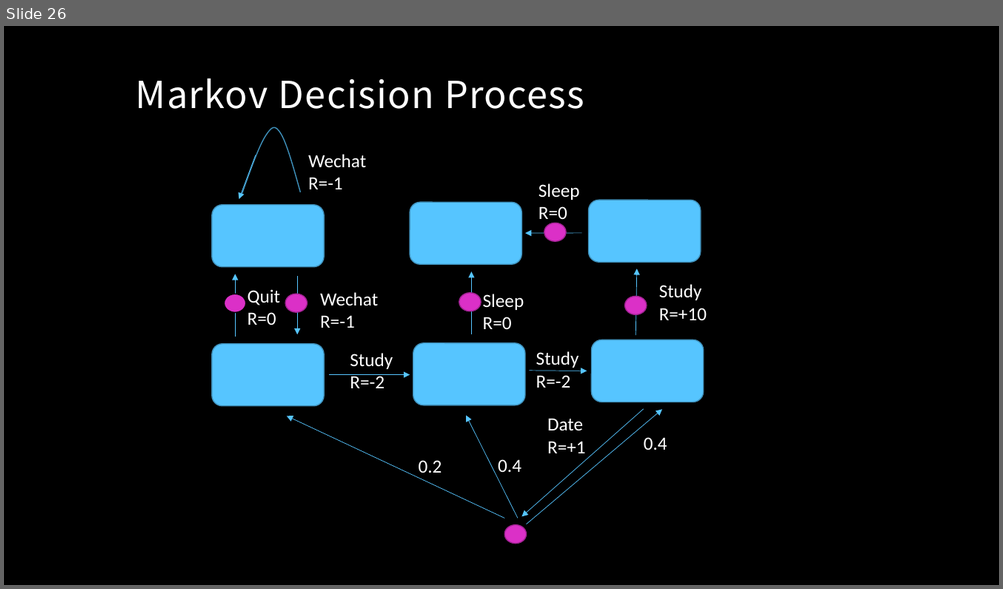
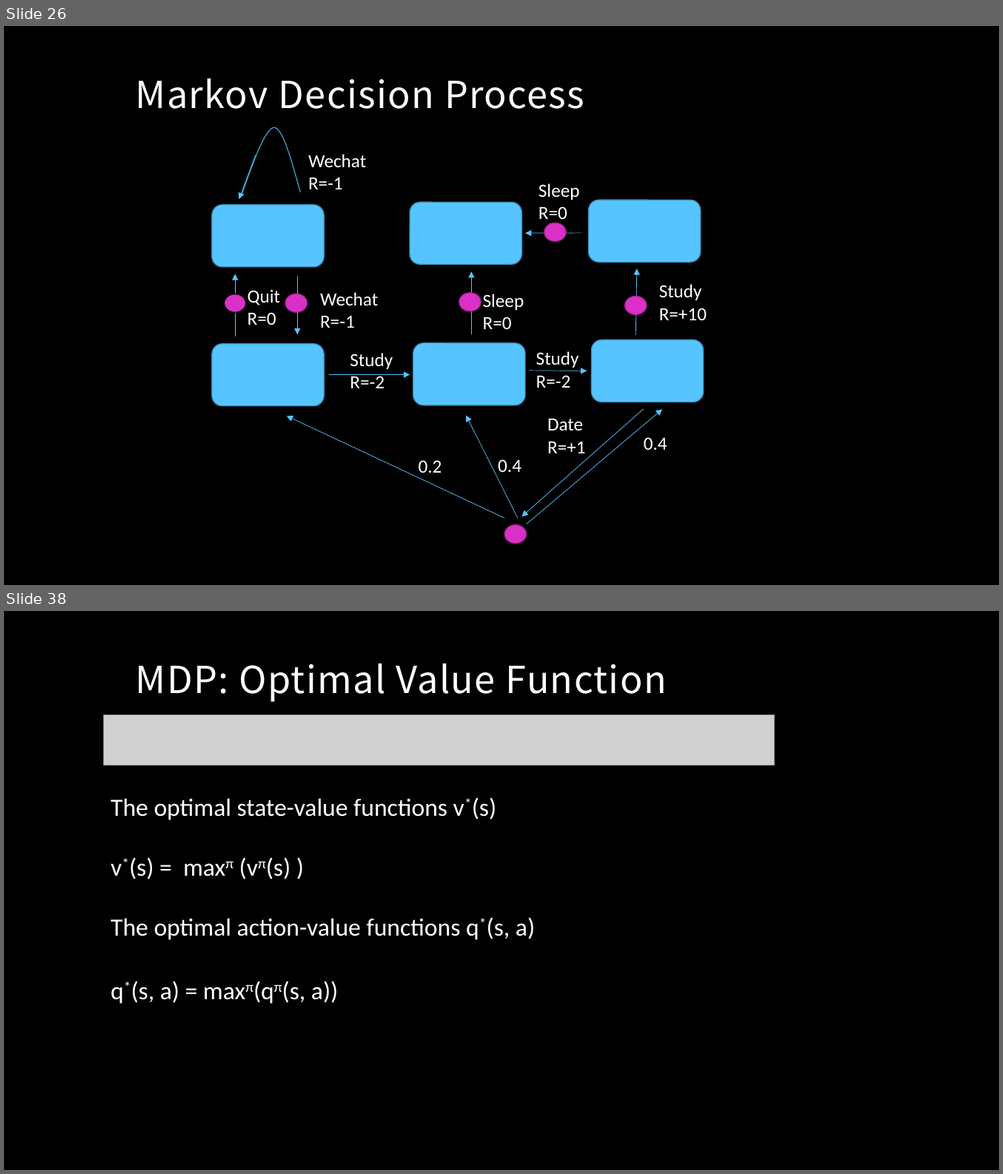
Before and after one commit to MacgyverLin/VintageComputer, a slide deck: Speech/Reinforcement Learning 2.pptx. Shown one above the other, each under a label of ours: slide 26 before the commit, slides 26 and 38 after it; the slides between them are not shown. The pictures are 1003x589 and 1003x1174 pixels, drawn with LibreOffice and Linux fonts; fonts in the diff are those of the drawing; grey boxes stand for pictures; background and template pictures are left out. Boxes give left, top, right and bottom in pixels: in the first picture for what was removed or moved away, otherwise in the second. Text is boxed around its words. In the diff, an @@ line names an element or a change of style, - is before the commit and + after.

```diff
--- a/Speech/Reinforcement Learning 2.pptx
+++ b/Speech/Reinforcement Learning 2.pptx
@@ slide 38 added at [4, 611, 999, 1170], background picture (left out) @@
@@ title added at [136, 664, 666, 702], 36 pt, text #FFFFFF @@
+MDP: Optimal Value Function
@@ picture added at [103, 715, 774, 766] @@
@@ text added at [111, 797, 535, 1004], 24 pt, text #FFFFFF @@
+The optimal state-value functions v*(s)
+v*(s) = maxπ (vπ(s) )
+The optimal action-value functions q*(s, a)
+q*(s, a) = maxπ(qπ(s, a))
```
Also in this commit, not shown: 8 slides changed, 15 other slides added.
